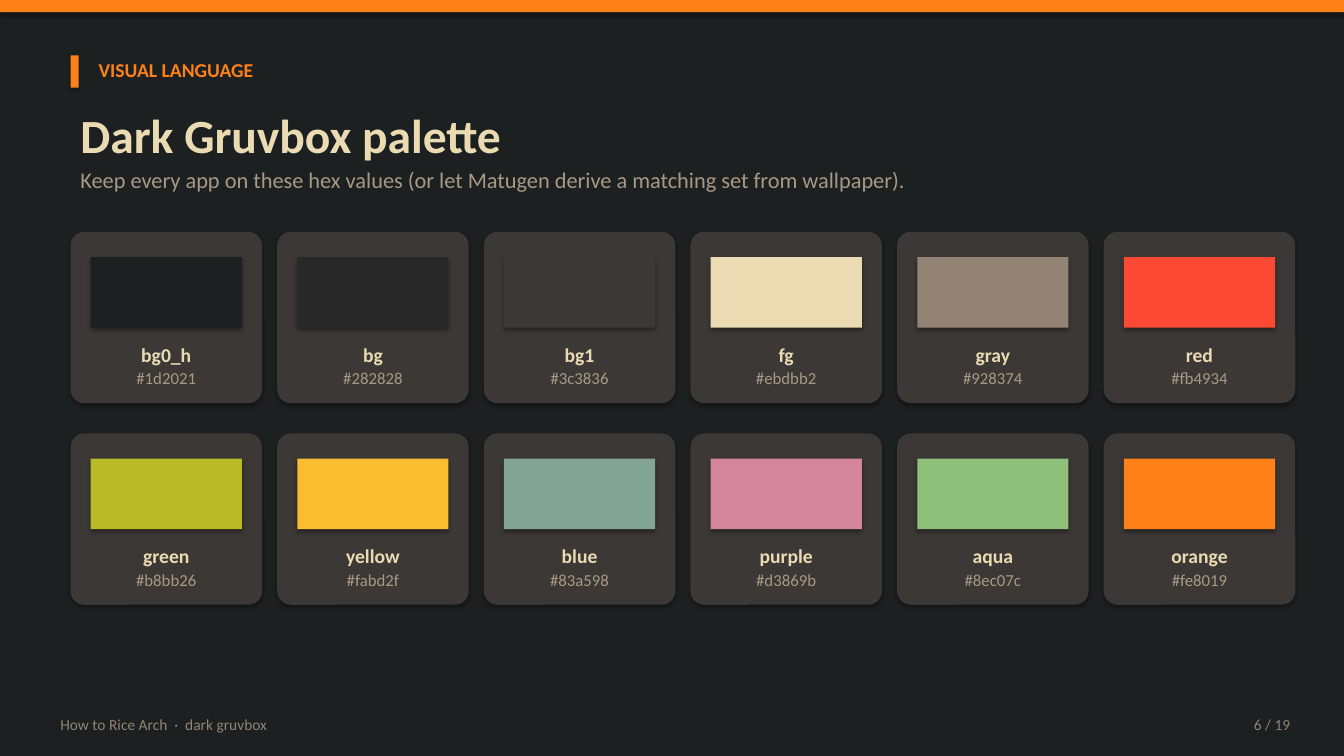
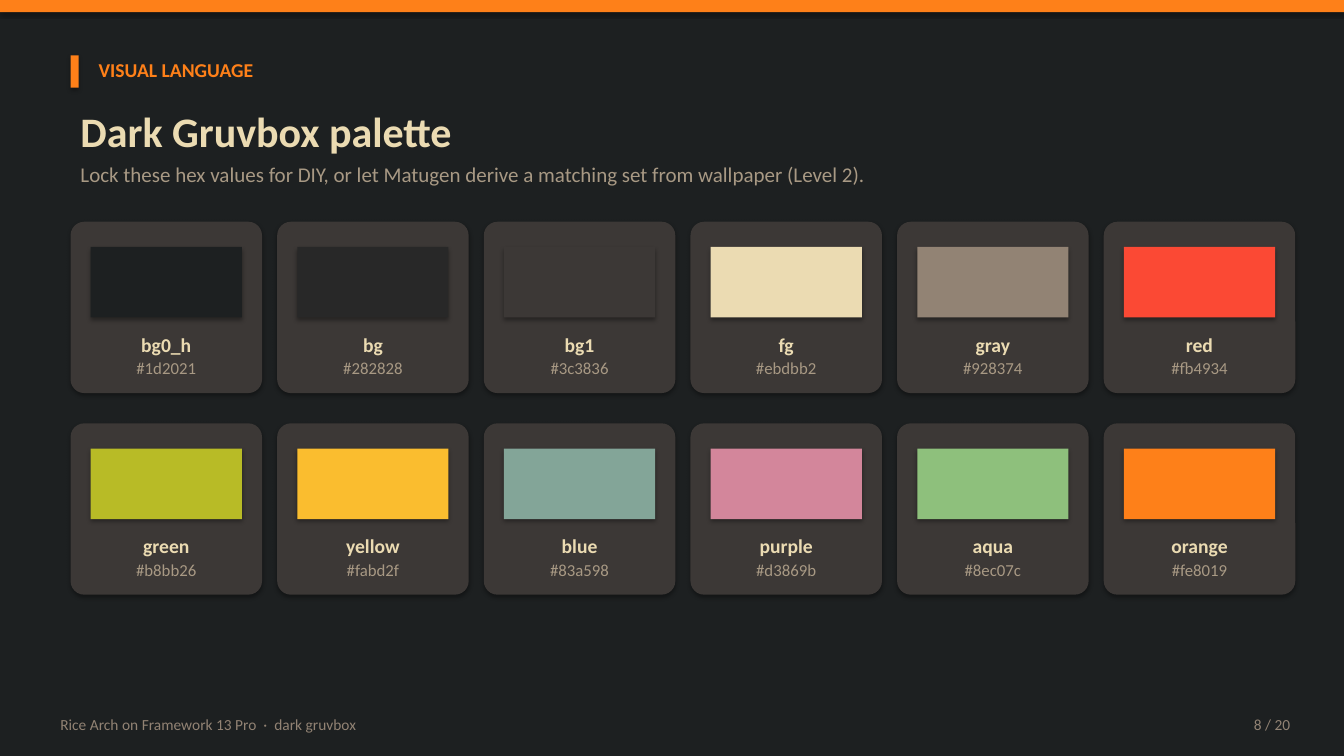
Before and after one commit to WaffleStudioGit/PCPhone, a slide deck: slide 8 of download/How-to-Rice-Arch.pptx (slide 6 before the commit). Drawn at 1344x756 pixels with LibreOffice and Linux fonts; fonts in the diff are those of the drawing. Boxes give left, top, right and bottom in pixels: in the first picture for what was removed or moved away, otherwise in the second. Text is boxed around its words. In the diff, an @@ line names an element or a change of style, - is before the commit and + after.

```diff
--- a/download/How-to-Rice-Arch.pptx
+++ b/download/How-to-Rice-Arch.pptx
@@ text "Dark Gruvbox palette" at [80,117,451,154]: size 34 to 30 pt @@
@@ text at [80,167,864,186]: text changed; size 16 to 15 pt @@
-Keep every app on these hex values (or let Matugen derive a matching set from wallpaper).
+Lock these hex values for DIY, or let Matugen derive a matching set from wallpaper (Level 2).
@@ 24 texts, 12 rounded rectangles, 12 rectangles: place and size @@
-24 texts, 12 rounded rectangles, 12 rectangles at [71,232,1296,605]
+24 texts, 12 rounded rectangles, 12 rectangles at [71,222,1296,595]
@@ text at [60,719,356,733]: text changed @@
-How to Rice Arch · dark gruvbox
+Rice Arch on Framework 13 Pro · dark gruvbox
@@ text at [1254,719,1291,730]: text changed @@
-6 / 19
+8 / 20
```
Also in this commit, not shown: 4 other slides changed, 15 slides added, 14 slides removed, 5 other files.
